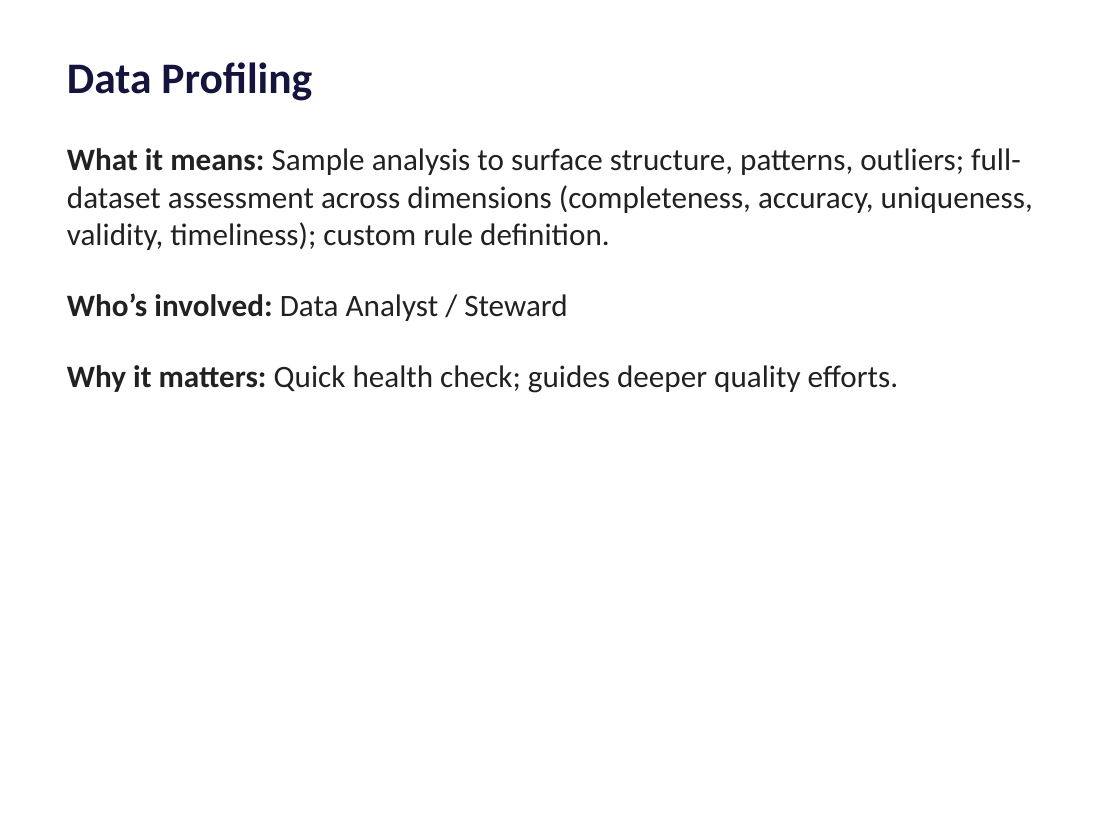
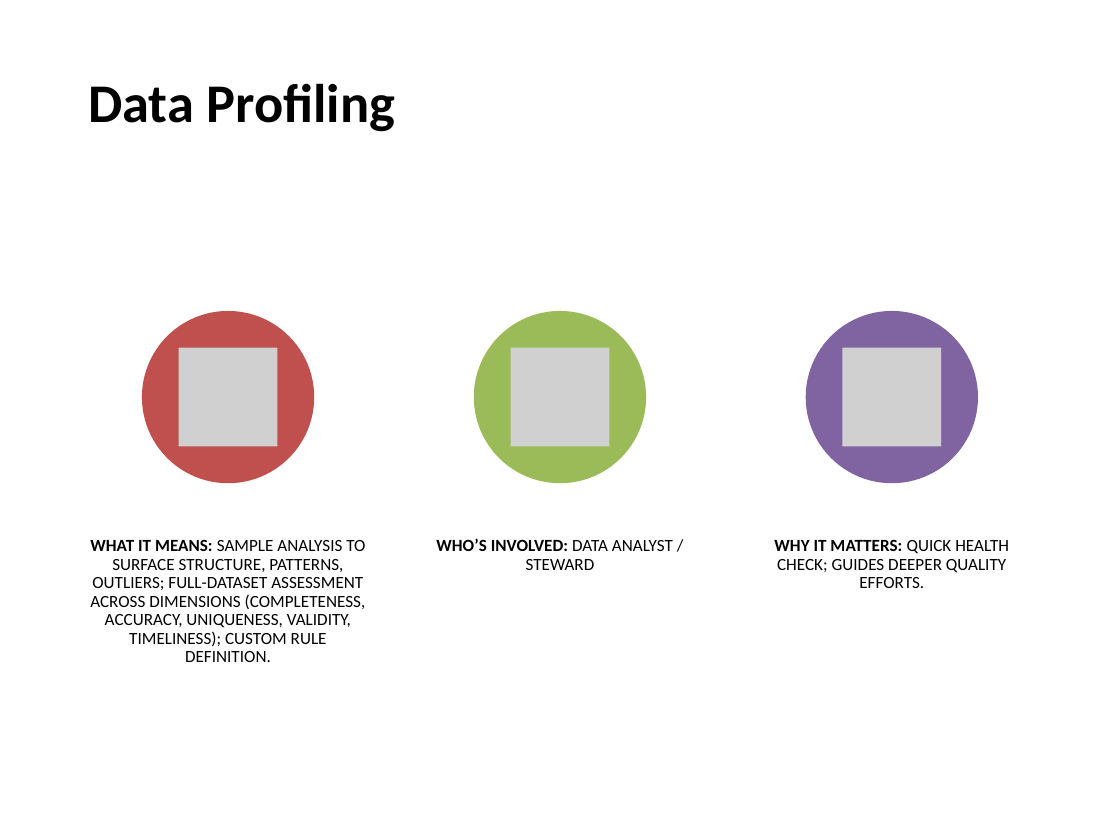
Before and after one commit to mokhayesh/aldin-accelerators, a slide deck: slide 4 of docs/_assets/data-governance-deck.pptx. Drawn at 1120x840 pixels with LibreOffice and Linux fonts; fonts in the diff are those of the drawing; grey boxes stand for pictures. Boxes give left, top, right and bottom in pixels: in the first picture for what was removed or moved away, otherwise in the second. Text is boxed around its words. In the diff, an @@ line names an element or a change of style, - is before the commit and + after.

```diff
--- a/docs/_assets/data-governance-deck.pptx
+++ b/docs/_assets/data-governance-deck.pptx
@@ title "Data Profiling": place and size @@
-title "Data Profiling" at (67,62,312,101)
+title "Data Profiling" at (88,83,395,132)
@@ title "Data Profiling" at (88,83,395,132): size 28 to 35 pt, text colour #14143C to #000000; line spacing 1 to 0.9; vertical alignment top to middle @@
@@ text at (90,539,366,662): text changed; size 20 to 11 pt; text colour #212121 to #000000 @@
-What it means: Sample analysis to surface structure, patterns, outliers; full-dataset assessment across dimensions (completeness, accuracy, uniqueness, validity, timeliness); custom rule definition.
-Who’s involved: Data Analyst / Steward
-Why it matters: Quick health check; guides deeper quality efforts.
+WHAT IT MEANS: SAMPLE ANALYSIS TO SURFACE STRUCTURE, PATTERNS, OUTLIERS; FULL-DATASET ASSESSMENT ACROSS DIMENSIONS (COMPLETENESS, ACCURACY, UNIQUENESS, VALIDITY, TIMELINESS); CUSTOM RULE DEFINITION.
@@ group added at (142,311,1009,588): 3 ellipses, 3 pictures, 2 texts @@
+WHO’S INVOLVED: DATA ANALYST / STEWARD
+WHY IT MATTERS: QUICK HEALTH CHECK; GUIDES DEEPER QUALITY EFFORTS.
```
Also in this commit, not shown: 10 other slides changed, 1 other file.
